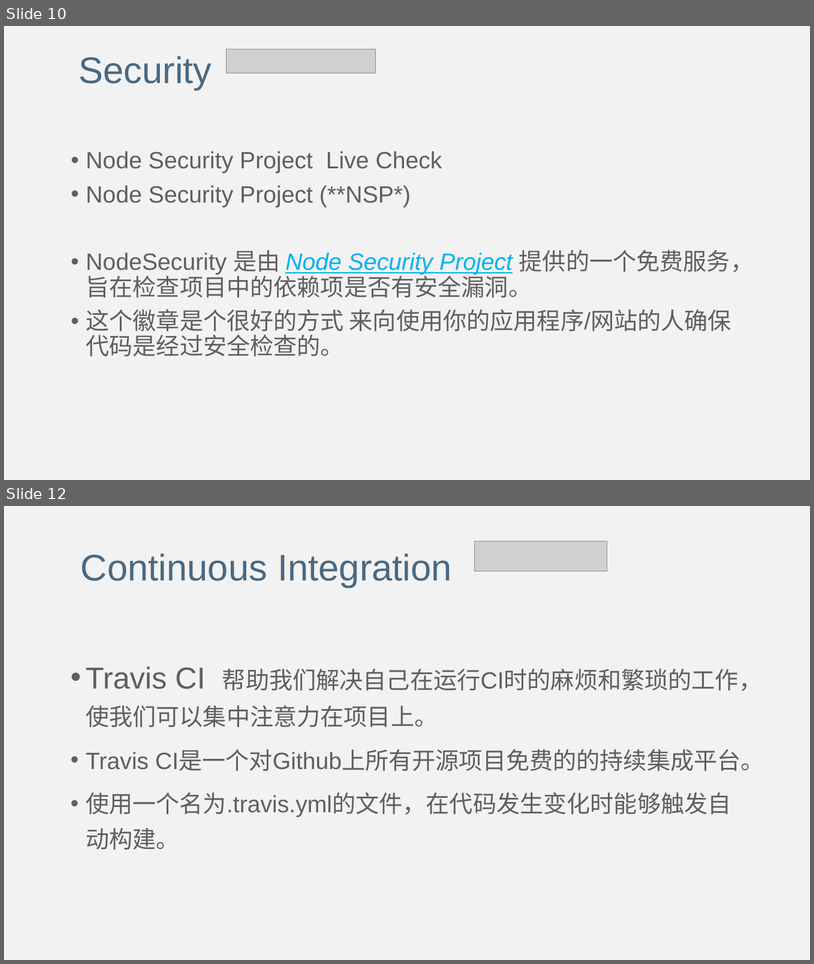
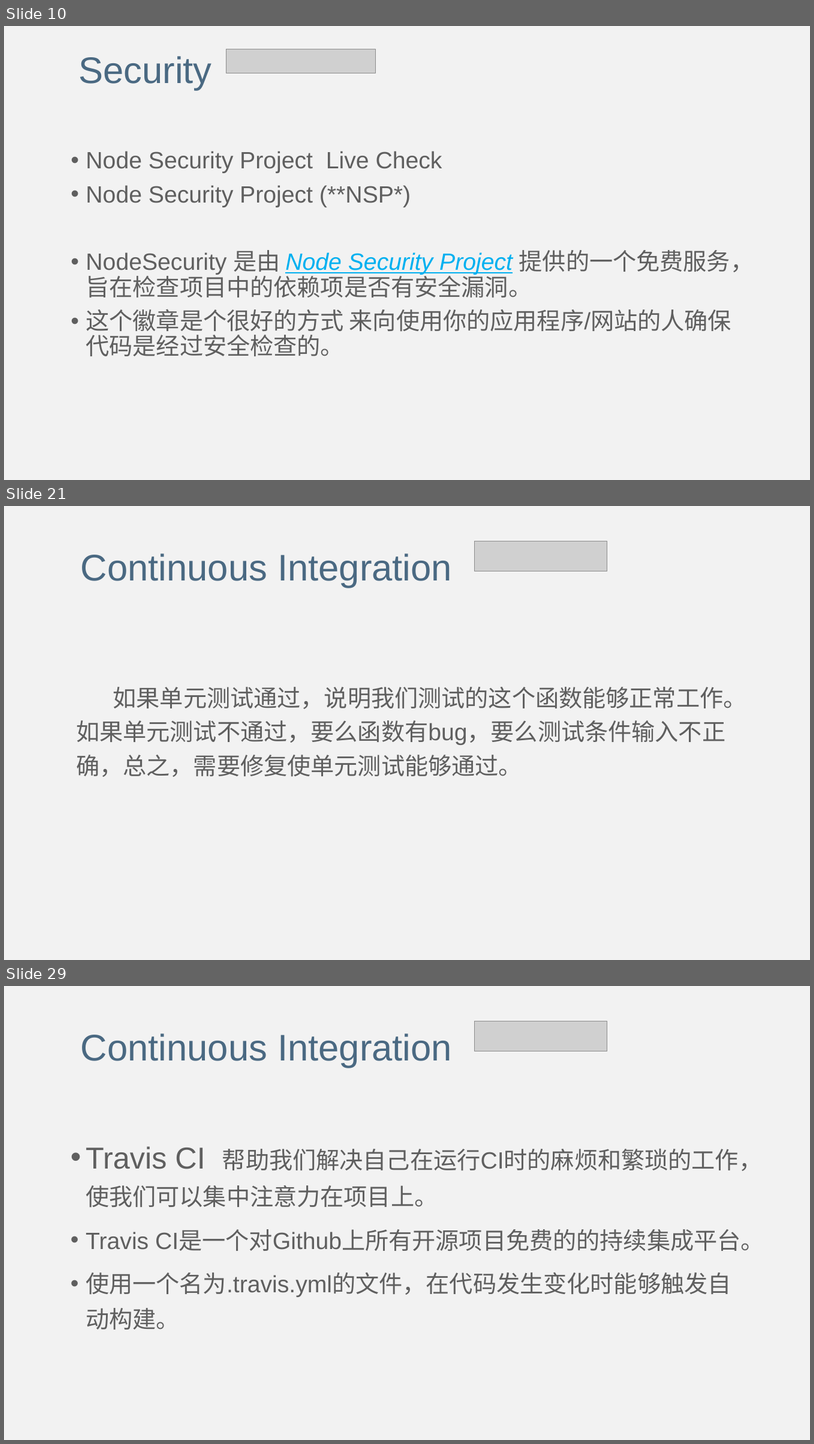
Before and after one commit to lulin1/Code-Repository-Badges, a slide deck: Code Repository Badges.pptx. Shown one above the other, each under a label of ours: slides 10 and 12 before the commit, slides 10, 21 and 29 after it; the slides between them are not shown. The pictures are 814x964 and 814x1444 pixels, drawn with LibreOffice and Linux fonts; fonts in the diff are those of the drawing; grey boxes stand for pictures. Boxes give left, top, right and bottom in pixels: in the first picture for what was removed or moved away, otherwise in the second. Text is boxed around its words. In the diff, an @@ line names an element or a change of style, - is before the commit and + after.

```diff
--- a/Code Repository Badges.pptx
+++ b/Code Repository Badges.pptx
@@ slide 21 added at (4,506,810,960), background #F2F2F2 @@
@@ picture added at (474,541,608,571) @@
@@ text added at (81,553,452,588), 44 pt, text #4A6982 @@
+Continuous Integration
@@ text added at (76,687,747,777), 28 pt, text #5F5F5F @@
+如果单元测试通过，说明我们测试的这个函数能够正常工作。如果单元测试不通过，要么函数有bug，要么测试条件输入不正确，总之，需要修复使单元测试能够通过。
@@ what was slide 12 is now slide 29 @@
```
Also in this commit, not shown: 2 slides changed, 26 other slides added.
